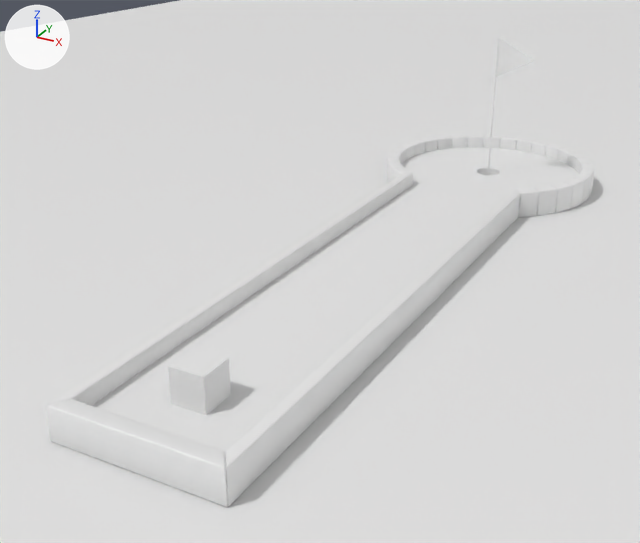
Before and after pictures for a commit that changed the glTF model static/MainMenu.glb.
The view is the same before and after, from a 50 mm lens placed at (22.2, -49.8, 23.3), pointed at (-3.3, -3.4, 0.1). Arrows for +X, +Y and +Z are at upper left; the lights stay in place. Objects named as collision shapes, trigger or cutter boxes, shadow casters or lower levels of detail are left out. Where no turn or scale is listed for an object, it has been applied to the vertices. Vertices at the same position are counted once.

Objects in the first picture: 'Course', 'Flag', 'Ground', 'Start', 'Wall_001', 'Wall_002', 'Wall_029'.
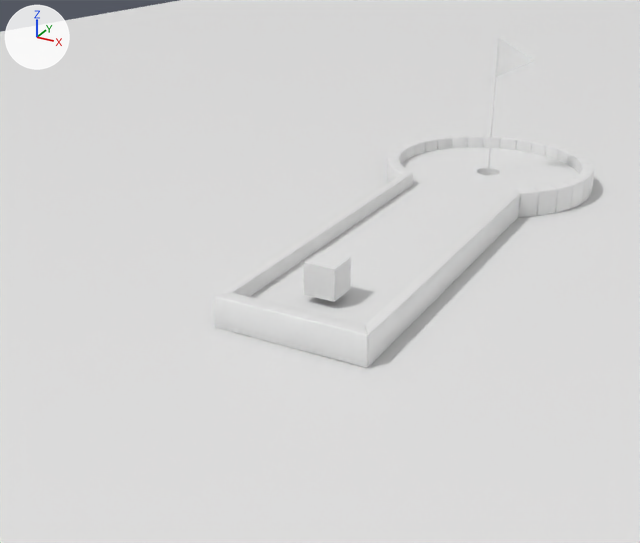
Where the newer file only moved an object's origin or applied its transform, the numbers keep the older frame.

The change, as a list of edits to the scene's bpy script:
```text
Change me_course:
    used by ob_course; location = (0.0, -5.62, 0.5)
    remove me_course.from_pydata(...)  # 174 vertices, 314 faces; spans x -7.5..7.5, y -19.4..33.1, z -0.5..0.5
    add me_course.from_pydata(...)  # 158 vertices, 312 faces; spans x -7.5..7.5, y -6.5..33.1, z -0.5..0.5
    me_course part 1
    46 vertices are removed from x -4.2..4.2, y -19.4..26.6, z -0.5..0.5
    198 faces are deleted
    2 vertices are added at (0.0, 25.6, -0.5), (0.0, 25.6, -0.3)
    14 new vertices lie (0.0, -12.9, 0.0) away from vertices in x -4.2..4.2, y 19.4, z -0.5..0.5
    14 new vertices lie (0.0, -13.0, 0.0) away from vertices in x -4.2..4.2, y 6.5, z -0.5..0.5
    196 new faces join them
Change me_circle_031:
    where me_circle_031.from_pydata(...)  # 96 vertices, 188 faces; spans x -0.4..0.4, y -19.9..19.8, z -1.0..1.0
    used by ob_wall_002; location = (4.52, -6.07, 1.0)
    me_circle_031 part 2: the whole mesh is multiplied about its middle by the matrix ((1.0, 0.0, 0.0), (-0.423, 0.666, 0.0), (0.0, 0.0, 1.0)), then moved by (0.0, 6.5, 0.0)
Change me_circle_030:
    where me_circle_030.from_pydata(...)  # 96 vertices, 188 faces; spans x -0.4..0.4, y -19.9..19.8, z -1.0..1.0
    used by ob_wall_029; location = (-4.52, -6.07, 1.0)
    me_circle_030 part 3: the whole mesh is multiplied about its middle by the matrix ((1.0, 0.0, 0.0), (0.423, 0.666, 0.0), (0.0, 0.0, 1.0)), then moved by (0.0, 6.5, 0.0)
Change ob_start:
    ob_start.location: (0.0, -21.0, 2.0) -> (0.0, -8.5, 2.5)
Change ob_wall_001:
    ob_wall_001.location: (0.0, -25.5, 1.0) -> (0.0, -12.58, 1.0)
```

Where the change shows, as pixel boxes (x1, y1, x2, y2) in the pictures (640 x 543 px; the box of a moved part takes in the faces that stretch with it):
'Course', reshaped (33% narrower, 42% shorter)
    before: (91, 148, 579, 454)
    after: (250, 148, 579, 326)
'Wall_001', moved
    before: (46, 399, 228, 507)
    after: (213, 293, 368, 368)
'Wall_002', reshaped (47% narrower, 44% shorter)
    before: (226, 190, 520, 506)
    after: (365, 190, 520, 367)
'Wall_029', reshaped (46% narrower, 46% shorter)
    before: (47, 173, 413, 405)
    after: (214, 173, 413, 297)
'Start', moved
    before: (168, 348, 231, 415)
    after: (304, 251, 351, 302)
part 1 of me_course, moved or reshaped
    before: (91, 248, 377, 454)
    after: (250, 248, 377, 312)
